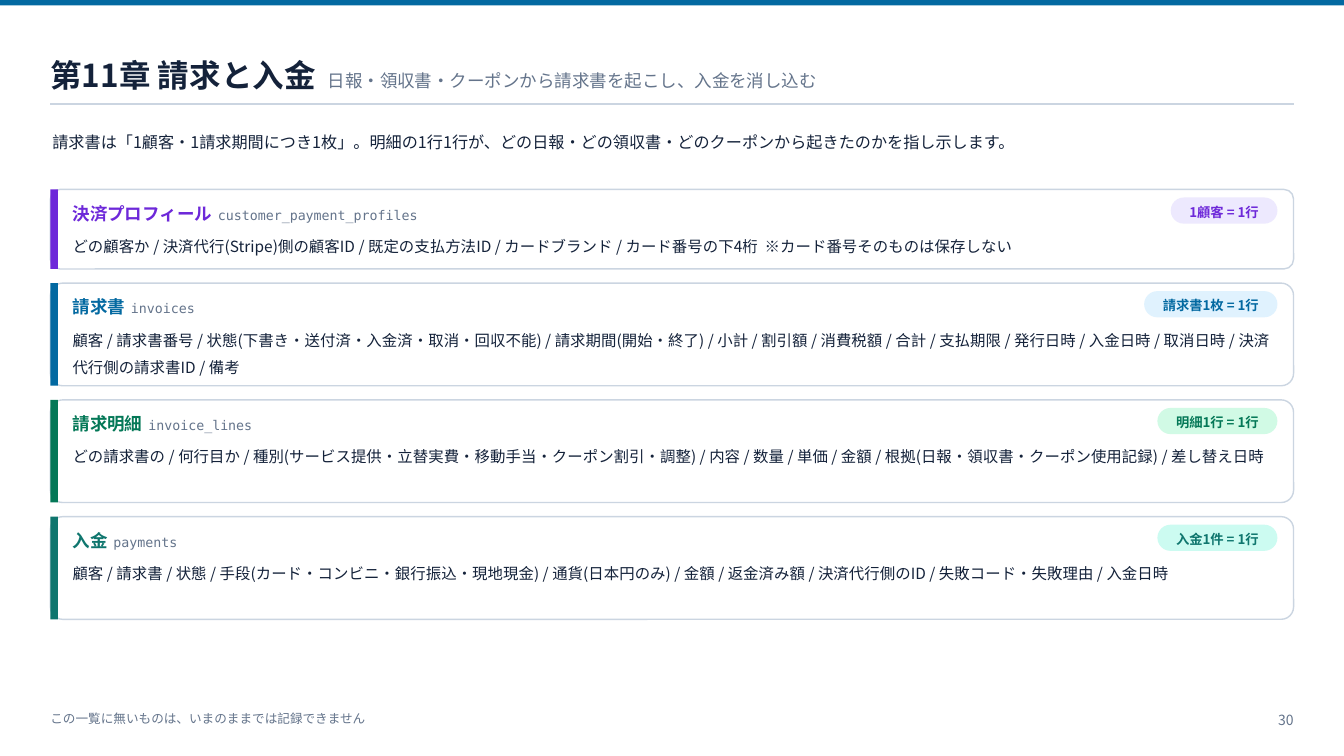
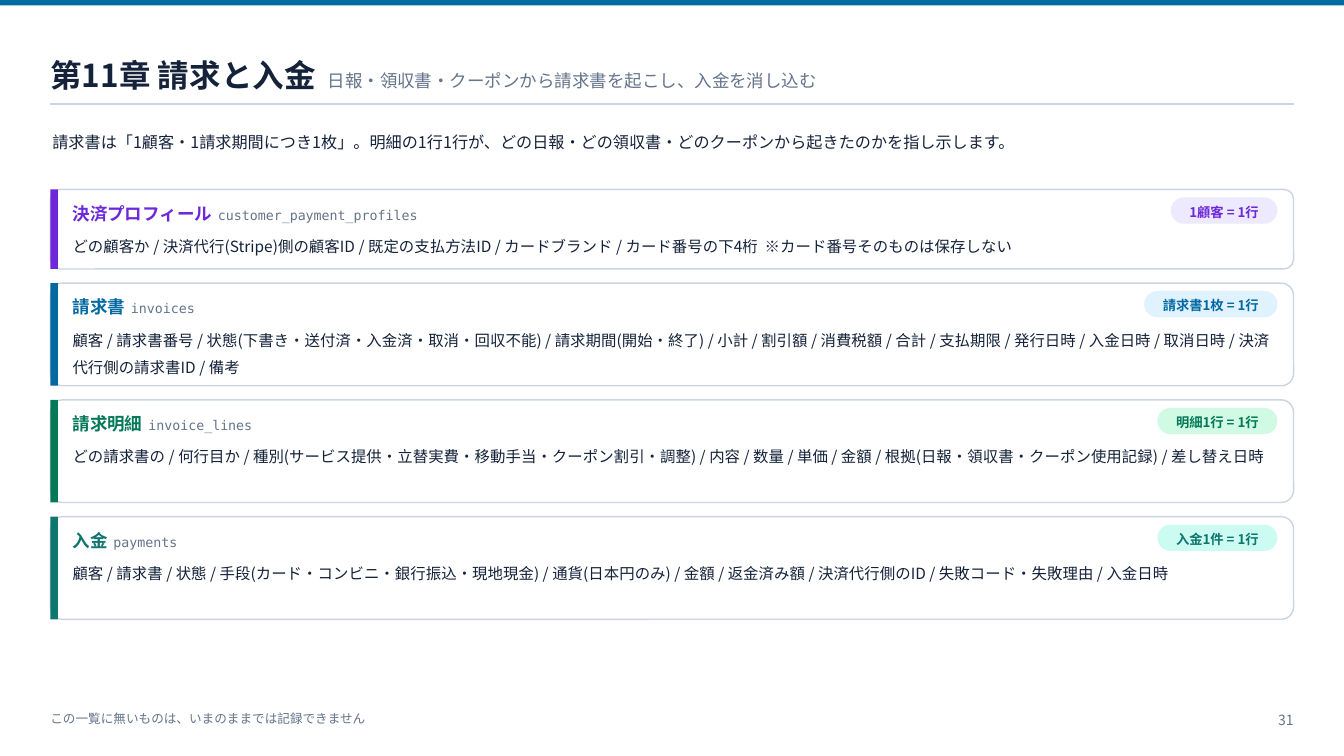
Before and after one commit to ohru131/katahimo-app, a slide deck: slide 31 of doc/slides/db-for-business.pptx (slide 30 before the commit). Drawn at 1344x756 pixels with LibreOffice and Linux fonts; fonts in the diff are those of the drawing. Boxes give left, top, right and bottom in pixels: in the first picture for what was removed or moved away, otherwise in the second. Text is boxed around its words. In the diff, an @@ line names an element or a change of style, - is before the commit and + after.

```diff
--- a/doc/slides/db-for-business.pptx
+++ b/doc/slides/db-for-business.pptx
@@ text at <box>1278,714,1294,725</box>: text changed @@
-30
+31
```
Also in this commit, not shown: 35 other slides changed, 1 slide added, 11 other files.
